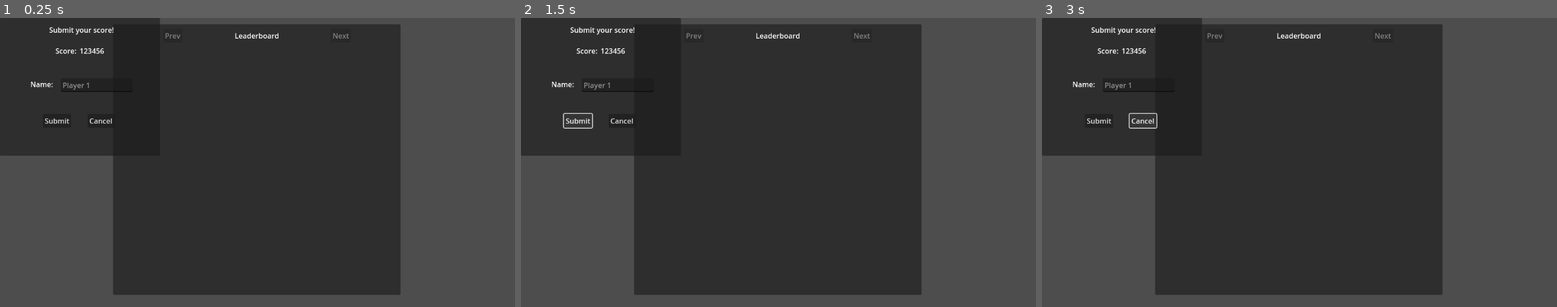
Above: before the commit, frames 1-3 (left to right).
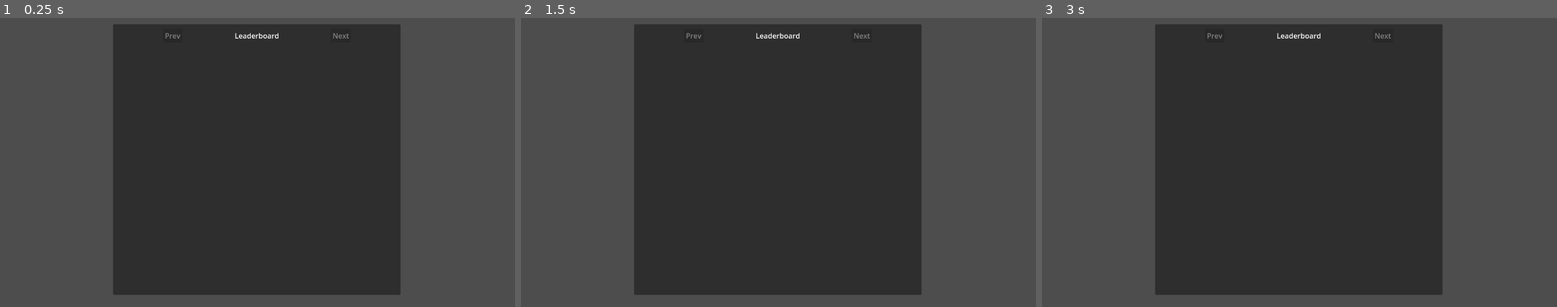
Above: after the commit, the same moments.

Repository: adrenallen/EasyLeaderboard-Godot
Game: Godot game, scene res://leaderboard/Leaderboard.tscn
Same seed, same stepped clock (60 frames per second), same inputs: the game is played once before the commit and once after it. The project has no main scene, so this scene is started directly.
Inputs (mouse positions are in pixels of both pictures, inside the frame that each line leads up to):
- Up to frame 1 (0.25 s): no input
- Up to frame 2 (1.5 s): click (577, 122) at 0.5 s, where only the run before the commit has a clickable "Submit"; click (577, 122) at 1.25 s, where only the run before the commit has a clickable "Submit"
- Up to frame 3 (3 s): click (1098, 122) at 2 s, where only the run before the commit has a clickable "Submit"; click (1145, 122) at 2.75 s, where only the run before the commit has a clickable "Cancel"

The runs differ from the first frame. In frame 1, 11% of the frame differs, in the area x 0-32%, y 0-48%; in frame 2, 10%; in frame 3, 10%.
Error in both runs: Invalid type in function 'request' in base 'HTTPRequest'. Cannot convert argument 4 from int to String. (res://api/EasyLeaderboard.gd:40)

Commit message:
more work

Diff:
--- a/leaderboard/Leaderboard.tscn
+++ b/leaderboard/Leaderboard.tscn
@@ -17,7 +17,6 @@
 @export var game_name = EasyLeaderboard.DEFAULT_GAME_NAME
 @export var sort_results_asc = EasyLeaderboard.DEFAULT_SORT_RESULTS_ASCENDING
 
-
 @onready var results_container : GridContainer = $LeadboardPanel/ResultsGridContainer
 @onready var easy_leaderboard_api : EasyLeaderboard = $EasyLeaderboard
 @onready var prev_button : Button = $LeadboardPanel/HeaderGridContainer/PrevButtonContainer/PrevButton
@@ -25,6 +24,7 @@
 
 # Called when the node enters the scene tree for the first time.
 func _ready():
+	add_child(easy_leaderboard_api)
 	_refresh_results()
 	$LeadboardPanel/HeaderGridContainer/LeaderboardTitle.text = leaderboard_title
 
@@ -155,6 +155,7 @@
 offset_bottom = 601.0
 
 [node name="LeaderboardScoreSubmitPanel" parent="." instance=ExtResource("2_3bnnd")]
+visible = false
 layout_mode = 0
 
 [connection signal="leaderboard_results_changed" from="EasyLeaderboard" to="." method="_on_easy_leaderboard_leaderboard_results_changed"]
--- a/leaderboard/LeaderboardRow.tscn
+++ b/leaderboard/LeaderboardRow.tscn
@@ -41,24 +41,22 @@
 
 [node name="ScoreName" type="CenterContainer" parent="."]
 offset_left = 36.0
-offset_right = 316.0
+offset_right = 540.0
 offset_bottom = 26.0
 size_flags_horizontal = 3
 
 [node name="Label" type="Label" parent="ScoreName"]
-offset_left = 135.0
-offset_right = 145.0
+offset_left = 247.0
+offset_right = 257.0
 offset_bottom = 26.0
 text = "2"
 
 [node name="ScoreValue" type="CenterContainer" parent="."]
-offset_left = 320.0
+offset_left = 544.0
 offset_right = 599.0
 offset_bottom = 26.0
-size_flags_horizontal = 3
 
 [node name="Label" type="Label" parent="ScoreValue"]
-offset_left = 112.0
-offset_right = 167.0
+offset_right = 55.0
 offset_bottom = 26.0
 text = "123456"
--- a/leaderboard/LeaderboardScoreSubmitPanel.tscn
+++ b/leaderboard/LeaderboardScoreSubmitPanel.tscn
@@ -5,6 +5,10 @@
 extends Panel
 
 signal leaderboard_score_submitted(result)
+
+## EasyLeaderboard API node
+@export
+var easy_leaderboard_api : Node
 
 # Called when the node enters the scene tree for the first time.
 func _ready():
